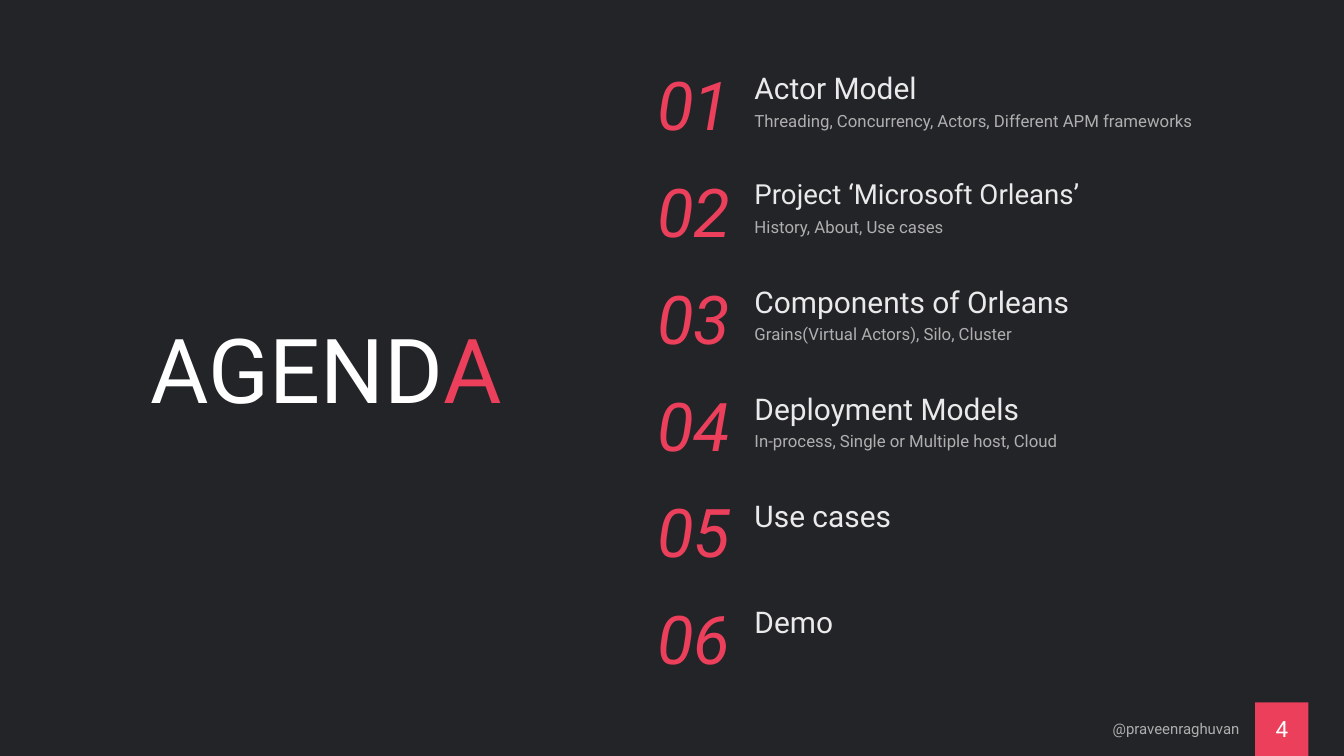
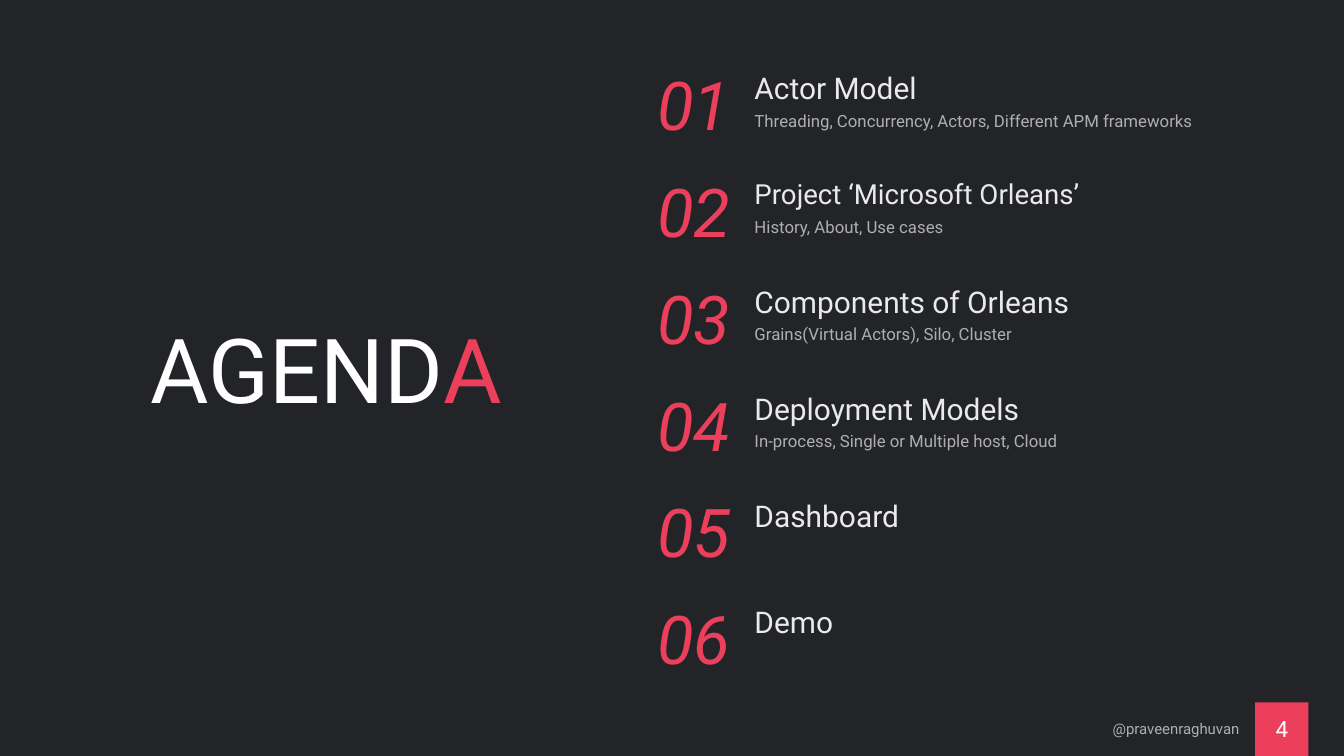
Before and after one commit to praveenraghuvanshi/tech-sessions, a slide deck: slide 4 of drafts/Orleans/ppt/Orleans_draft.pptx. Drawn at 1344x756 pixels with LibreOffice and Linux fonts; fonts in the diff are those of the drawing. Boxes give left, top, right and bottom in pixels: in the first picture for what was removed or moved away, otherwise in the second. Text is boxed around its words. In the diff, an @@ line names an element or a change of style, - is before the commit and + after.

```diff
--- a/drafts/Orleans/ppt/Orleans_draft.pptx
+++ b/drafts/Orleans/ppt/Orleans_draft.pptx
@@ text at box(754, 504, 898, 528): text changed @@
-Use cases
+Dashboard
```
Also in this commit, not shown: 3 other slides changed, 4 slides added, 66 slides removed, 7 other files.
